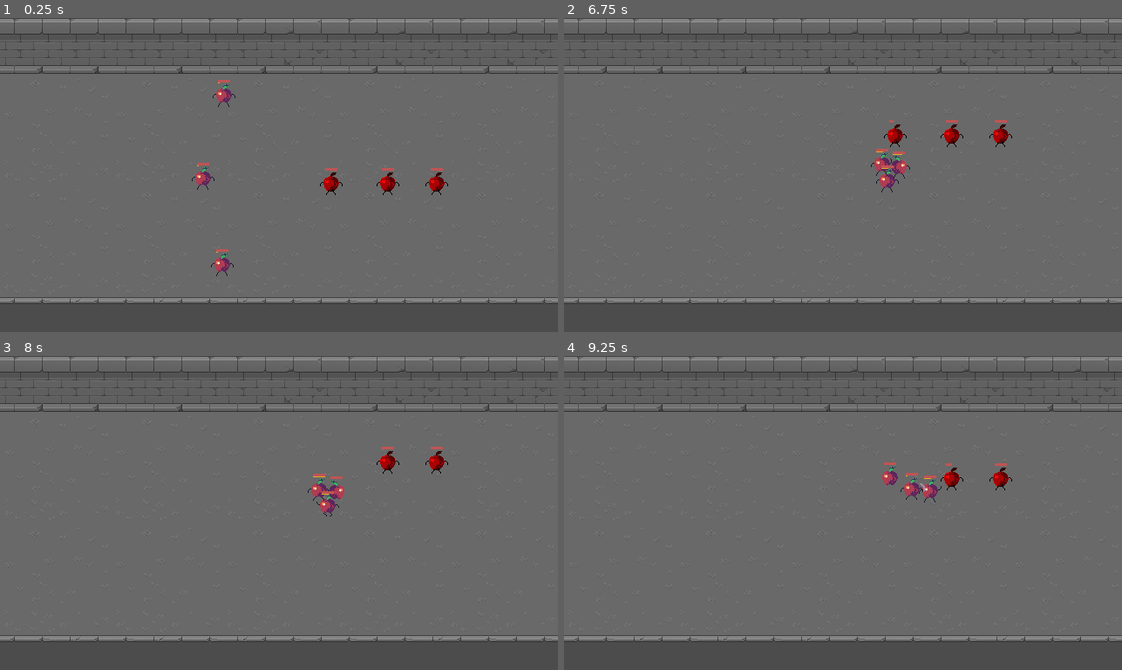
Above: before the commit, frames 1-4 (two rows, left to right).
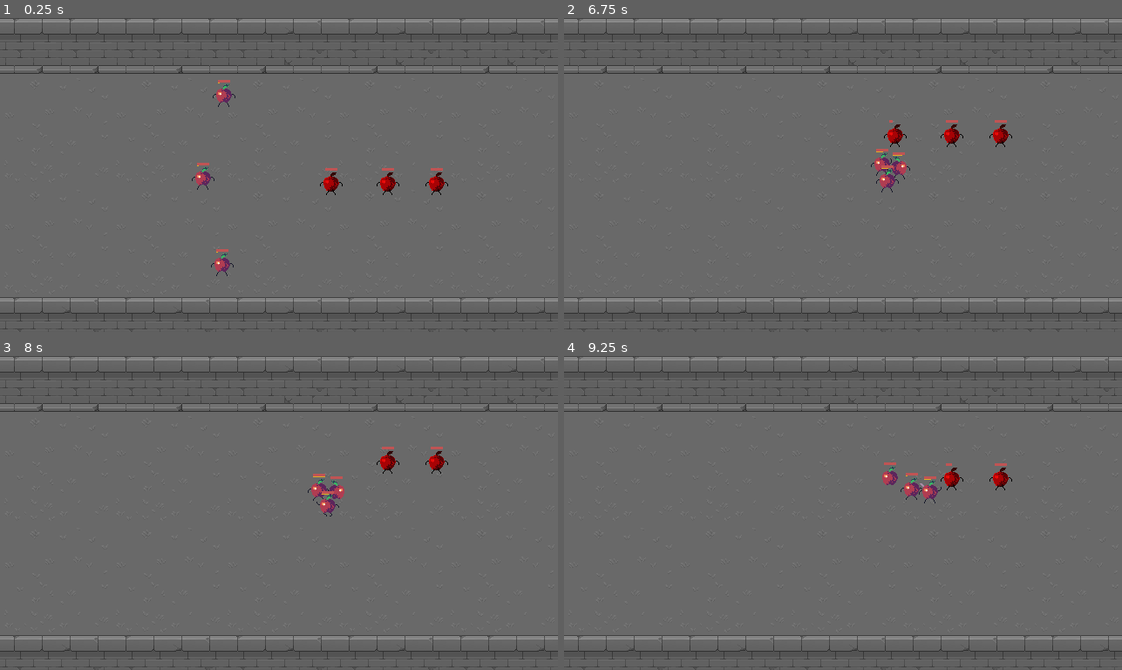
Above: after the commit, the same moments.

Repository: kalbert45/AppleArmageddon
Game: Godot game, scene res://Scenes/Testing_Area.tscn
The game is run twice, just before and just after one commit, with the same random seed, the same clock (stepped at 60 frames per second) and the same inputs. This scene is started directly instead of the project's main scene.
Inputs (mouse positions are in pixels of both pictures, inside the frame that each line leads up to):
- Up to frame 1 (0.25 s): no input
- Up to frame 2 (6.75 s): move the mouse to (965, 159) at 0.52 s; hold Right (ui_right) 0.53-1.28 s; click (965, 159) at 0.6 s; tap Space (ui_select) at 0.77, 1.52, 3.02, 3.77, 4.52, 6.02 s; move the mouse to (731, 190) at 1.27 s; click (731, 190) at 1.35 s; move the mouse to (898, 105) at 2.02 s; hold Right (ui_right) 2.03-3.53 s; click (898, 105) at 2.1 s; move the mouse to (815, 237) at 2.77 s; click (815, 237) at 2.85 s; move the mouse to (1010, 222) at 3.52 s; click (1010, 222) at 3.6 s; move the mouse to (675, 127) at 4.27 s; click (675, 127) at 4.35 s; move the mouse to (870, 175) at 5.02 s; click (870, 175) at 5.1 s; move the mouse to (759, 96) at 5.77 s; hold Right (ui_right) from 5.78 s (still down); click (759, 96) at 5.85 s; move the mouse to (965, 159) at 6.52 s; click (965, 159) at 6.6 s
- Up to frame 3 (8 s): keep holding Right (ui_right); tap Space (ui_select) at 6.77, 7.52 s; move the mouse to (167, 528) at 7.27 s; click (167, 528) at 7.35 s
- Up to frame 4 (9.25 s): move the mouse to (898, 443) at 8.02 s; release Right (ui_right) at 8.03 s; click (898, 443) at 8.1 s; move the mouse to (815, 575) at 8.77 s; click (815, 575) at 8.85 s; tap Space (ui_select) at 9.02 s

The runs differ from the first frame. In frame 1, 1.9% of the frame differs, in the area x 0-100%, y 89-100%; in frame 2, 2.0%; in frame 3, 1.9%; in frame 4, 2.0%, in the area x 0-100%, y 38-100%.

Commit message:
ysort and better ui/tilemaps

Diff:
--- a/Scenes/Testing_Area.tscn
+++ b/Scenes/Testing_Area.tscn
@@ -7,8 +7,8 @@
 [ext_resource path="res://Scripts/Unit_Selection_Manager.gd" type="Script" id=5]
 [ext_resource path="res://Assets/Sounds/Music/[Maplestory BGM] Chu Chu Island.mp3" type="AudioStream" id=7]
 
-[sub_resource type="ConvexPolygonShape2D" id=1]
-points = PoolVector2Array( 128, 49.9296, 0, 49.9296, 0, 0, 128, 0 )
+[sub_resource type="ConvexPolygonShape2D" id=6]
+points = PoolVector2Array( 128, 48, 0, 48, 0, 0, 128, 0 )
 
 [sub_resource type="ConvexPolygonShape2D" id=4]
 points = PoolVector2Array( 96, 32, 0, 32, 0, 0, 96, 0 )
@@ -27,14 +27,14 @@
 0/navigation_offset = Vector2( 0, 0 )
 0/shape_offset = Vector2( 0, 0 )
 0/shape_transform = Transform2D( 1, 0, 0, 1, 0, 0 )
-0/shape = SubResource( 1 )
+0/shape = SubResource( 6 )
 0/shape_one_way = false
 0/shape_one_way_margin = 1.0
 0/shapes = [ {
 "autotile_coord": Vector2( 0, 0 ),
 "one_way": false,
 "one_way_margin": 1.0,
-"shape": SubResource( 1 ),
+"shape": SubResource( 6 ),
 "shape_transform": Transform2D( 1, 0, 0, 1, 0, 0 )
 } ]
 0/z_index = 0
@@ -104,7 +104,27 @@
 collision_layer = 4
 collision_mask = 0
 format = 1
-tile_data = PoolIntArray( 0, 0, 0, 2, 0, 0, 4, 0, 0, 5, 0, 0 …(138 unchanged characters)… 393224, 2, 0, 393228, 2, 0, 393232, 2, 0, 655360, 1, 0, 655363, 1, 0, 655366, 1, 0, 655369, 1, 0, 655371, 1, 0, 655373, 1, 0, 655376, 1, 0, 655378, 1, 0 )
+tile_data = PoolIntArray( 0, 0, 0, 2, 0, 0, 4, 0, 0, 5, 0, 0 …(138 unchanged characters)… 393224, 2, 0, 393228, 2, 0, 393232, 2, 0 )
+
+[node name="YSort" type="YSort" parent="TileMap"]
+
+[node name="Apple" parent="TileMap/YSort" instance=ExtResource( 1 )]
+position = Vector2( 233, 182 )
+
+[node name="Enemy_Dummy" parent="TileMap/YSort" instance=ExtResource( 2 )]
+position = Vector2( 380, 184 )
+
+[node name="Apple2" parent="TileMap/YSort" instance=ExtResource( 1 )]
+position = Vector2( 257, 87 )
+
+[node name="Apple3" parent="TileMap/YSort" instance=ExtResource( 1 )]
+position = Vector2( 255, 281 )
+
+[node name="Enemy_Dummy2" parent="TileMap/YSort" instance=ExtResource( 2 )]
+position = Vector2( 501, 183 )
+
+[node name="Enemy_Dummy3" parent="TileMap/YSort" instance=ExtResource( 2 )]
+position = Vector2( 445, 185 )
 
 [node name="Unit_Selection" type="Control" parent="."]
 anchor_right = 1.0
@@ -116,24 +136,15 @@
 "_edit_use_anchors_": false
 }
 
-[node name="Apple" parent="Unit_Selection" instance=ExtResource( 1 )]
-position = Vector2( 233, 182 )
-
-[node name="Enemy_Dummy" parent="Unit_Selection" instance=ExtResource( 2 )]
-position = Vector2( 380, 184 )
-
-[node name="Apple2" parent="Unit_Selection" instance=ExtResource( 1 )]
-position = Vector2( 257, 87 )
-
-[node name="Apple3" parent="Unit_Selection" instance=ExtResource( 1 )]
-position = Vector2( 255, 281 )
-
-[node name="Enemy_Dummy2" parent="Unit_Selection" instance=ExtResource( 2 )]
-position = Vector2( 501, 183 )
-
-[node name="Enemy_Dummy3" parent="Unit_Selection" instance=ExtResource( 2 )]
-position = Vector2( 445, 185 )
-
 [node name="AudioStreamPlayer" type="AudioStreamPlayer" parent="."]
 stream = ExtResource( 7 )
 volume_db = -6.992
+
+[node name="TileMap2" type="TileMap" parent="."]
+z_index = -1
+tile_set = SubResource( 3 )
+cell_size = Vector2( 32, 32 )
+collision_layer = 4
+collision_mask = 0
+format = 1
+tile_data = PoolIntArray( 655360, 0, 0, 655364, 0, 0, 655368, 0, 0, 655372, 0, 0, 655376, 0, 0, 655377, 0, 0 )
